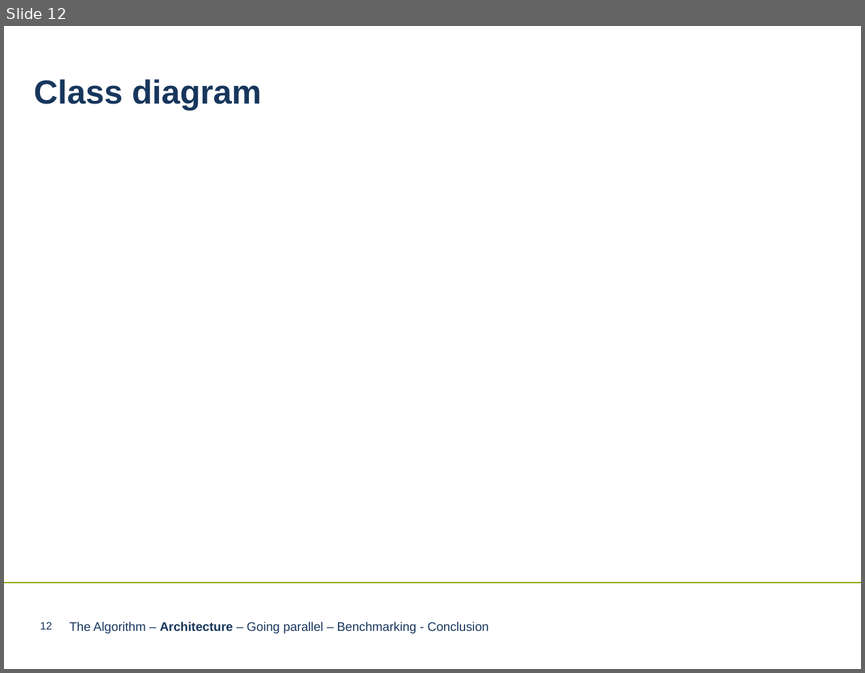
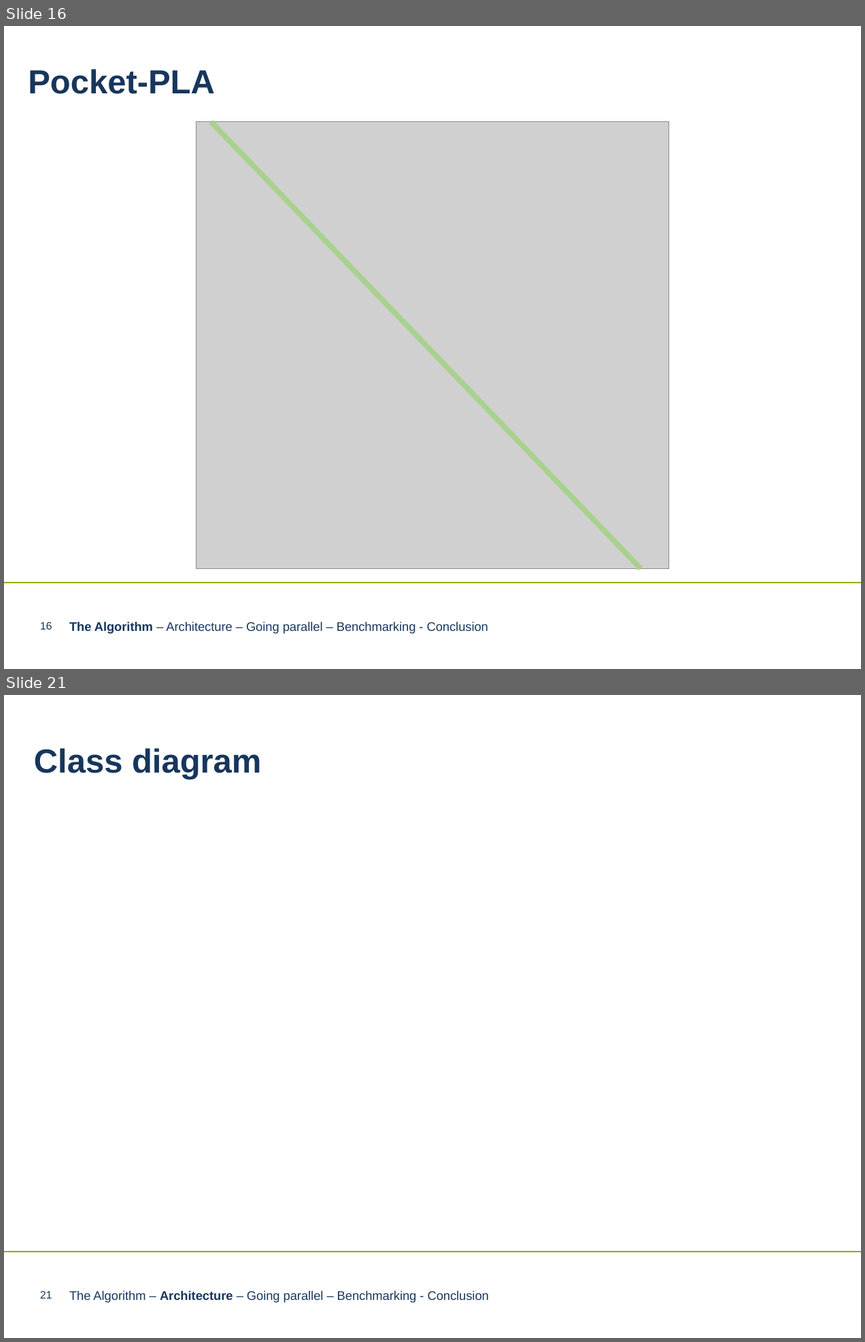
Before and after one commit to LnFlg/Perceptron, a slide deck: Perceptron Algorithm neueres PPT-Format.pptx. Shown one above the other, each under a label of ours: slide 12 before the commit, slides 16 and 21 after it; the slides between them are not shown. The pictures are 865x673 and 865x1342 pixels, drawn with LibreOffice and Linux fonts; fonts in the diff are those of the drawing; grey boxes stand for pictures; background and template pictures are left out. Boxes give left, top, right and bottom in pixels: in the first picture for what was removed or moved away, otherwise in the second. Text is boxed around its words. In the diff, an @@ line names an element or a change of style, - is before the commit and + after.

```diff
--- a/Perceptron Algorithm neueres PPT-Format.pptx
+++ b/Perceptron Algorithm neueres PPT-Format.pptx
@@ slide 16 added at box(4, 26, 861, 669), background #FFFFFF; not listed: 1 template element that a slide beside it also shows @@
@@ text added at box(28, 69, 215, 94), 28 pt, text #17365C, bold @@
+Pocket-PLA
@@ picture added at box(196, 122, 669, 569) @@
@@ line added from (211, 122) to (640, 569), #A9D18E 4.5 pt @@
@@ page number added at box(40, 622, 52, 629), 9 pt, text #17365C @@
+16
@@ text added at box(69, 621, 488, 633), 10.5 pt, text #17365C @@
+The Algorithm – Architecture – Going parallel – Benchmarking - Conclusion
@@ what was slide 12 is now slide 21 @@
@@ page number at box(40, 1291, 52, 1298): text changed @@
-12
+21
```
Also in this commit, not shown: 6 slides changed, 8 other slides added.
